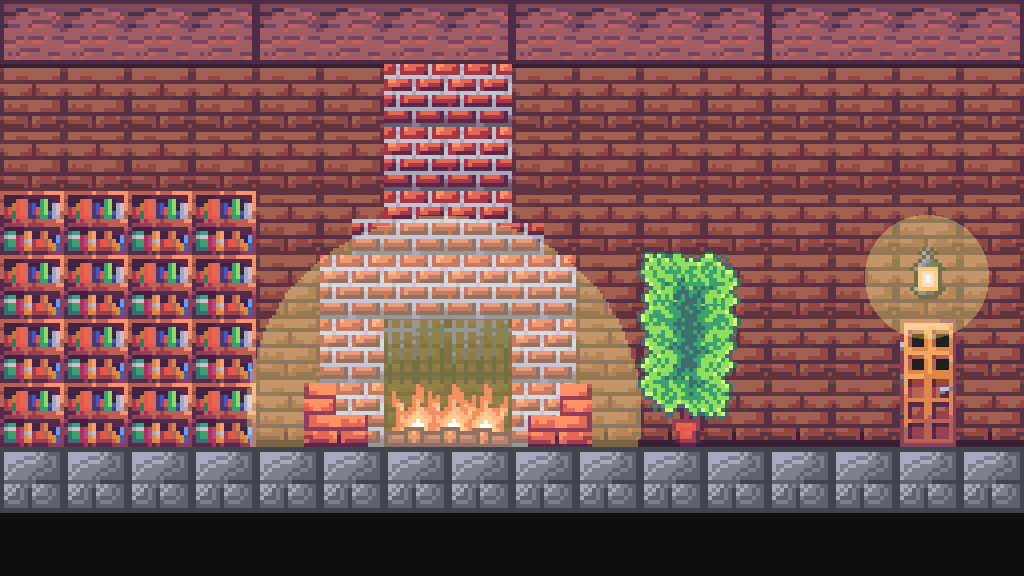
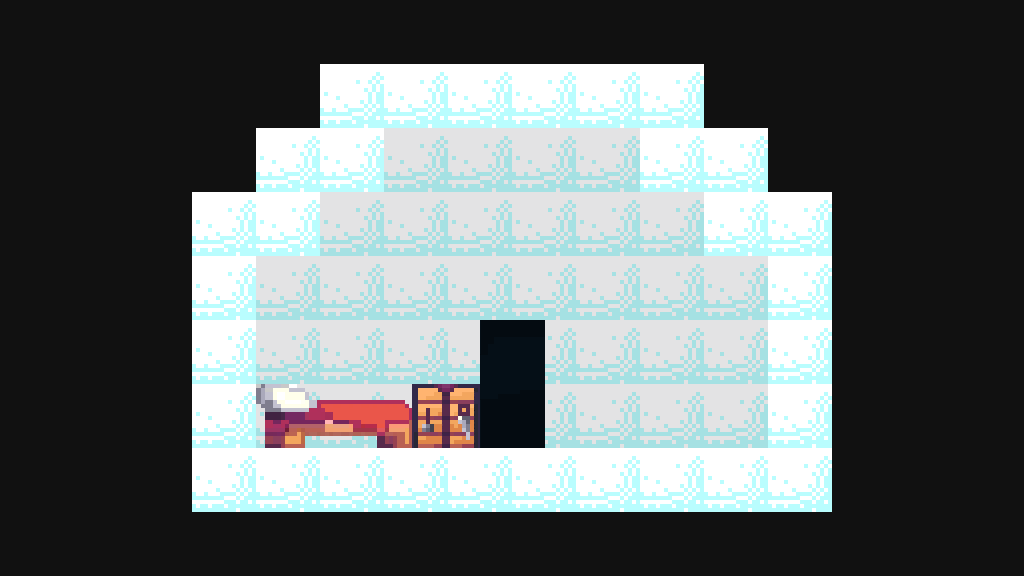
Two versions of the same layered image (1024×576). Layer-by-layer changes:
added group "Group 2" with 33 layers above "Layer 144" over (192, 64, 832, 512)
added layer "Layer 286" in group "Group 2" over (256, 384, 412, 448)
added layer "Layer 284" in group "Group 2" over (480, 320, 545, 448)
"Layer 144": opacity 29% → 13%, moved it above "Group 1" over (0, 0, 1024, 576)
added group "Group 1" with 40 layers above "Layer 253" over (256, 128, 768, 448)
"Layer 178": opacity 55% → 100%, moved it into group "Group 1", painted on it over (378, 192, 704, 448)
removed layer "Layer 122" over (0, 64, 1024, 447)
removed layer "Layer 112" over (448, 384, 577, 448)
removed layer "Layer 109" over (256, 320, 384, 448)
removed layer "Layer 113" over (836, 320, 893, 448)
moved "Layer 177" into group "Group 1", painted on it over (448, 192, 640, 384)
moved "Layer 174" into group "Group 1", painted on it over (452, 128, 640, 448)
moved "Layer 171" into group "Group 1", painted on it over (352, 192, 576, 256)
moved "Layer 170" into group "Group 1", painted on it over (448, 63, 576, 192)
moved "Layer 169" into group "Group 1", painted on it over (384, 63, 512, 256)
moved "Layer 168" into group "Group 1", painted on it over (384, 127, 512, 256)
moved "Layer 166" into group "Group 1", painted on it over (448, 128, 512, 255)
moved "Layer 165" into group "Group 1", painted on it over (384, 128, 448, 255)
moved "Layer 162" into group "Group 1", painted on it over (320, 192, 384, 319)
renamed "Layer 143" to "Layer 253", painted on it over (0, 0, 1024, 576)
removed layer "Layer 127" over (0, 0, 1024, 64)
removed layer "Layer 179" (was color dodge, 34%) over (247, 216, 641, 496)
removed layer "Layer 148" (was color dodge, 34%) over (865, 215, 989, 339)
hid "Background" over (0, 0, 1024, 576)
…and 96 more changes (55 added, 41 removed)
